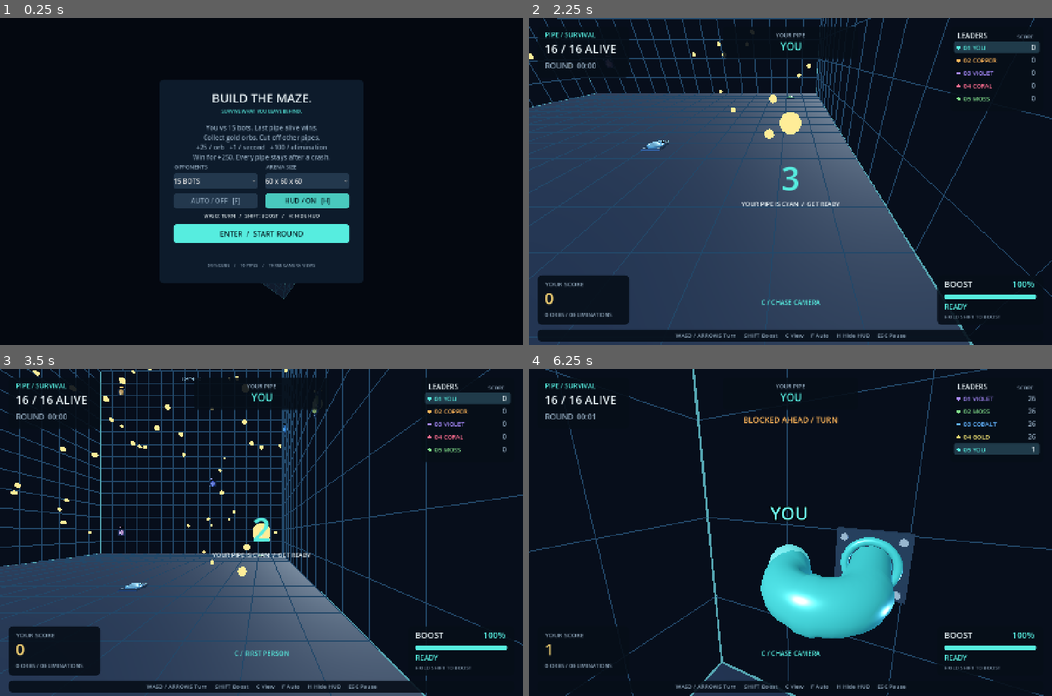
Above: before the commit, frames 1-4 (two rows, left to right).
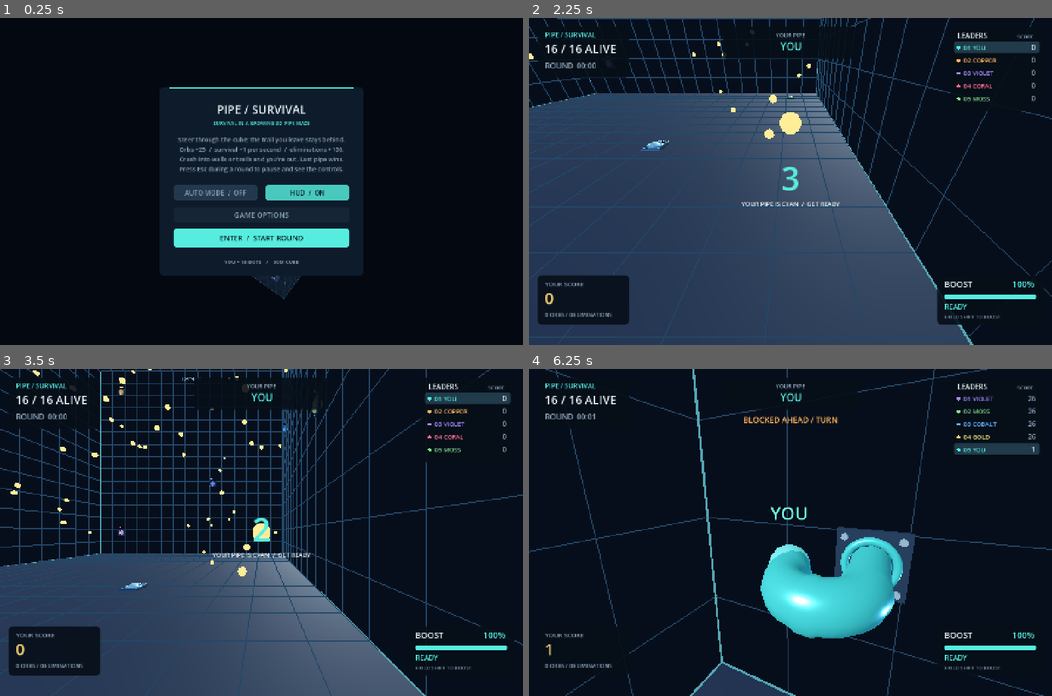
Above: after the commit, the same moments.

Repository: That1guy8691/pipe-survival
Game: Godot game, scene res://main.tscn
Two runs of this game, one before a commit and one after it. Both use one fixed random seed, a clock stepped at 60 frames per second and the inputs below.
Inputs (mouse positions are in pixels of both pictures, inside the frame that each line leads up to):
- Up to frame 1 (0.25 s): no input
- Up to frame 2 (2.25 s): click (790, 214) at 0.5 s, where only the run after the commit has a clickable "GAME OPTIONS"; click (790, 214) at 1.25 s, where only the run after the commit has a clickable "DONE"; click "ENTER / START ROUND" at 2 s
- Up to frame 3 (3.5 s): tap Enter at 2.75 s; move the mouse to (376, 516) at 2.77 s; hold D from 2.78 s (still down); tap C at 2.85 s; click (376, 516) at 2.92 s
- Up to frame 4 (6.25 s): release D at 3.5 s; tap Space at 3.5 s; drag from (685, 548) to (764, 597) at 3.52 s; move the mouse to (842, 460) at 4.27 s; hold D 4.28-5 s; tap Shift at 4.35 s; click (842, 460) at 4.42 s; tap C at 4.55, 6.05 s; tap Enter at 5 s; drag from (764, 597) to (633, 483) at 5.02 s; move the mouse to (947, 581) at 5.77 s; hold A from 5.78 s (still down); tap Keypad Enter at 5.85 s; click (947, 581) at 5.92 s

The runs differ from the first frame. In frame 1, 8.2% of the frame differs, in the area x 30-70%, y 19-82%; in frame 2, 3.0%; in frame 3, 2.8%; in frame 4, 0.9%.

Commit message:
Clarify title screen and move controls to pause

Diff:
--- a/scripts/hud.gd
+++ b/scripts/hud.gd
@@ -11,17 +11,20 @@
 var mono := SystemFont.new()
 var primary := Button.new()
 var secondary := Button.new()
+var options_button := Button.new()
+var options_back := Button.new()
 var bot_selector := OptionButton.new()
 var size_selector := OptionButton.new()
 var auto_toggle := Button.new()
 var hud_toggle := Button.new()
+var options_open := false
 
 func _ready() -> void:
 	set_anchors_and_offsets_preset(Control.PRESET_FULL_RECT)
 	mouse_filter = Control.MOUSE_FILTER_IGNORE
 	font.font_names = PackedStringArray(["Bahnschrift", "Segoe UI"])
 	mono.font_names = PackedStringArray(["Consolas"])
-	for button in [primary, secondary, auto_toggle, hud_toggle]:
+	for button in [primary, secondary, options_button, options_back, auto_toggle, hud_toggle]:
 		add_child(button)
 		button.focus_mode = Control.FOCUS_NONE
 		button.add_theme_font_override("font", font)
@@ -32,9 +35,14 @@
 		button.add_theme_stylebox_override("pressed", box(ACCENT.darkened(0.15), 9))
 	primary.pressed.connect(func(): primary_clicked.emit())
 	secondary.pressed.connect(func(): secondary_clicked.emit())
-	secondary.add_theme_color_override("font_color", MUTED)
-	secondary.add_theme_stylebox_override("normal", box(Color("162536"), 9))
-	secondary.add_theme_stylebox_override("hover", box(Color("23384d"), 9))
+	for button in [secondary, options_button, options_back]:
+		button.add_theme_color_override("font_color", MUTED)
+		button.add_theme_stylebox_override("normal", box(Color("162536"), 9))
+		button.add_theme_stylebox_override("hover", box(Color("23384d"), 9))
+	options_button.text = "GAME OPTIONS"
+	options_button.pressed.connect(func(): options_open = true)
+	options_back.text = "DONE"
+	options_back.pressed.connect(func(): options_open = false)
 	auto_toggle.toggle_mode = true
 	auto_toggle.add_theme_color_override("font_color", MUTED)
 	auto_toggle.add_theme_color_override("font_pressed_color", Color("071d23"))
@@ -56,8 +64,14 @@
 	bot_selector.focus_mode = Control.FOCUS_NONE
 	bot_selector.add_theme_font_override("font", font)
 	bot_selector.add_theme_font_size_override("font_size", 18)
-	bot_selector.add_theme_stylebox_override("normal", box(Color("23384d"), 7))
-	bot_selector.add_theme_stylebox_override("hover", box(Color("30485c"), 7))
+	var selector_normal := box(Color("23384d"), 7)
+	selector_normal.content_margin_left = 12
+	selector_normal.content_margin_right = 10
+	var selector_hover := box(Color("30485c"), 7)
+	selector_hover.content_margin_left = 12
+	selector_hover.content_margin_right = 10
+	bot_selector.add_theme_stylebox_override("normal", selector_normal)
+	bot_selector.add_theme_stylebox_override("hover", selector_hover)
 	bot_selector.item_selected.connect(func(index: int):
 		game.bot_count = bot_selector.get_item_id(index)
 		game.show_title())
@@ -68,8 +82,14 @@
 	size_selector.focus_mode = Control.FOCUS_NONE
 	size_selector.add_theme_font_override("font", font)
 	size_selector.add_theme_font_size_override("font_size", 18)
-	size_selector.add_theme_stylebox_override("normal", box(Color("23384d"), 7))
-	size_selector.add_theme_stylebox_override("hover", box(Color("30485c"), 7))
+	var size_selector_normal := box(Color("23384d"), 7)
+	size_selector_normal.content_margin_left = 12
+	size_selector_normal.content_margin_right = 10
+	var size_selector_hover := box(Color("30485c"), 7)
+	size_selector_hover.content_margin_left = 12
+	size_selector_hover.content_margin_right = 10
+	size_selector.add_theme_stylebox_override("normal", size_selector_normal)
+	size_selector.add_theme_stylebox_override("hover", size_selector_hover)
 	size_selector.item_selected.connect(func(index: int):
 		game.arena_width = size_selector.get_item_id(index)
 		game.show_title())
@@ -92,13 +112,17 @@
 
 func _process(_delta: float) -> void:
 	if game != null:
-		primary.visible = game.state in ["ready", "paused", "finished"]
+		if game.state != "ready":
+			options_open = false
+		primary.visible = game.state in ["ready", "paused", "finished"] and not (game.state == "ready" and options_open)
 		secondary.visible = game.state == "paused"
-		bot_selector.visible = game.state == "ready"
-		size_selector.visible = game.state == "ready"
-		auto_toggle.visible = game.state in ["ready", "paused", "finished"]
+		options_button.visible = game.state == "ready" and not options_open
+		options_back.visible = game.state == "ready" and options_open
+		bot_selector.visible = game.state == "ready" and options_open
+		size_selector.visible = game.state == "ready" and options_open
+		auto_toggle.visible = game.state in ["ready", "paused", "finished"] and not (game.state == "ready" and options_open)
 		auto_toggle.set_pressed_no_signal(game.auto_mode)
-		hud_toggle.visible = game.state in ["ready", "paused", "finished"]
+		hud_toggle.visible = game.state in ["ready", "paused", "finished"] and not (game.state == "ready" and options_open)
 		hud_toggle.set_pressed_no_signal(game.hud_enabled)
 	queue_redraw()
 
@@ -126,7 +150,6 @@
 	label_at(str(focus_rider.score), Vector2(43, size.y - 112), 44, Color("ffdb77"), true)
 	label_at("%d ORBS / %d ELIMINATIONS" % [focus_rider.orb_count, focus_rider.eliminations], Vector2(44, size.y - 77), 15, MUTED)
 	draw_boost(focus_rider)
-	draw_controls()
 	draw_play_messages()
 
 func leaderboard_ids(focus_id: int) -> Array:
@@ -184,18 +207,6 @@
 		draw_style_box(box(color, 5), Rect2(x + 20, y + 52, 252 * amount, 14))
 	label_at(boost_status(rider), Vector2(x + 20, y + 94), 19, color)
 	label_at("AI CONTROLS BOOST" if game.auto_mode else "HOLD SHIFT TO BOOST", Vector2(x + 20, y + 119), 14, MUTED)
-
-func draw_controls() -> void:
-	centered("C / " + game.camera.view_name(), size.y - 110, 18, ACCENT)
-	if game.camera.overview:
-		centered("Drag right mouse to orbit / Scroll to zoom", size.y - 84, 15, MUTED)
-	var controls := "WASD / ARROWS Turn     SHIFT Boost     C View     F Auto     H Hide HUD     ESC Pause"
-	if game.auto_mode:
-		controls = "TAB / SHIFT+TAB Follow pipe     C View     F Manual     H Hide HUD     ESC Pause"
-	elif not game.sim.riders[0].alive:
-		controls = "TAB / SHIFT+TAB Follow pipe     C View     F Auto     H Hide HUD     R Restart     ESC Pause"
-	panel(Rect2(24, size.y - 43, size.x - 48, 33))
-	centered(controls, size.y - 20, 16, MUTED)
 
 func draw_play_messages() -> void:
 	var sim = game.sim
@@ -225,69 +236,96 @@
 	var w := size.x
 	var h := size.y
 	draw_rect(Rect2(Vector2.ZERO, size), Color(0.005, 0.012, 0.025, 0.5))
-	var rect := Rect2(w / 2 - 280, h / 2 - 280, 560, 560)
+	var rect := Rect2(w / 2 - 280, h / 2 - 260, 560, 520)
 	panel(rect, Color("0d1b2b"))
 	draw_rect(Rect2(rect.position + Vector2(25, 0), Vector2(510, 3)), ACCENT)
-	var title := "BUILD THE MAZE."
-	var subtitle := "SURVIVE WHAT YOU LEAVE BEHIND."
-	var lines := ["You vs %d bots. Last pipe alive wins." % game.bot_count,
-		"Collect gold orbs. Cut off other pipes.",
-		"+25 / orb   +1 / second   +100 / elimination",
-		"Win for +250. Every pipe stays after a crash."]
-	var action := "ENTER  /  START ROUND"
-	if game.auto_mode:
-		lines[0] = "All %d pipes play themselves. Last pipe alive wins." % (game.bot_count + 1)
-		lines[3] = "New rounds start automatically. F to take control."
-		action = "ENTER  /  WATCH AUTO MODE"
+	if game.state == "ready":
+		if options_open:
+			draw_options_page(rect)
+		else:
+			draw_title_page(rect)
+		return
+	var title := "PAUSED"
+	var subtitle := "AUTO MODE CONTROLS" if game.auto_mode else "CONTROLS"
+	var lines: Array[String] = []
+	var action := "ESC  /  RESUME"
 	if game.state == "paused":
-		title = "TAKE A BREATHER."
-		subtitle = "ROUND PAUSED"
-		lines = ["W / S or arrows: pitch up / down", "A / D or arrows: turn left / right",
-			"Shift: boost   |   C: cycle all three views", "H: hide HUD and labels / Press H again to restore"]
 		if game.auto_mode:
-			lines = ["All pipes steer and boost automatically.", "C: change view   |   Tab: follow another pipe",
-				"H: hide HUD and labels / Press H again to restore", "F: switch to manual control of the cyan pipe"]
-		action = "ESC  /  RESUME"
+			lines = ["Every pipe steers and boosts automatically.", "Follow a pipe: Tab / Shift+Tab",
+				"Change camera: C", "Take control of your cyan pipe: F",
+				"Overview: right-drag to orbit / scroll to zoom", "Toggle HUD and labels: H"]
+		else:
+			lines = ["Pitch: W / S or Up / Down", "Turn: A / D or Left / Right",
+				"Boost: hold Shift", "Change camera: C",
+				"Overview: right-drag to orbit / scroll to zoom", "Toggle HUD and labels: H"]
 	elif game.state == "finished":
 		var winner: int = game.sim.winner
-		title = "YOU OUTLASTED THEM." if winner == 0 else "ROUND OVER."
+		title = "YOU OUTLASTED THEM" if winner == 0 else "ROUND OVER"
 		subtitle = "NO SURVIVORS" if winner < 0 else Rules.name_for(winner) + " IS THE LAST PIPE STANDING"
 		var secs := int(game.sim.elapsed_time)
 		lines = ["Round lasted %d:%02d" % [secs / 60, secs % 60],
 			"Your score: %d" % int(game.sim.riders[0].score),
-			"%d orbs collected / %d eliminations" % [game.sim.riders[0].orb_count, game.sim.riders[0].eliminations],
-			"Find a route. Leave yourself an exit."]
+			"%d orbs collected / %d eliminations" % [game.sim.riders[0].orb_count, game.sim.riders[0].eliminations]]
 		if game.auto_mode:
-			lines[3] = "Next round in %d seconds. F stops Auto Mode." % ceili(game.auto_restart_left)
+			lines.append("Next round in %d seconds." % ceili(game.auto_restart_left))
 		action = "ENTER  /  PLAY AGAIN"
-	centered(title, rect.position.y + 63, 33)
-	centered(subtitle, rect.position.y + 91, 13, ACCENT)
+	centered(title, rect.position.y + 72, 33)
+	centered(subtitle, rect.position.y + 102, 14, ACCENT)
 	for i in range(lines.size()):
-		centered(lines[i], rect.position.y + 139 + i * 27, 18, MUTED)
-	if game.state == "ready":
-		label_at("OPPONENTS", rect.position + Vector2(40, 246), 15, MUTED)
-		label_at("ARENA SIZE", rect.position + Vector2(293, 246), 15, MUTED)
-		bot_selector.position = rect.position + Vector2(38, 258)
-		bot_selector.size = Vector2(231, 42)
-		bot_selector.select(bot_selector.get_item_index(game.bot_count))
-		size_selector.position = rect.position + Vector2(291, 258)
-		size_selector.size = Vector2(231, 42)
-		size_selector.select(size_selector.get_item_index(game.arena_width))
-		centered("C: VIEW   /   TAB: FOLLOW PIPE   /   H: HIDE HUD" if game.auto_mode else "WASD: TURN   /   SHIFT: BOOST   /   H: HIDE HUD", rect.position.y + 379, 14, INK)
-	auto_toggle.text = "AUTO / %s   [F]" % ("ON" if game.auto_mode else "OFF")
-	auto_toggle.position = rect.position + Vector2(38, 312)
-	auto_toggle.size = Vector2(231, 42)
-	hud_toggle.text = "HUD / %s   [H]" % ("ON" if game.hud_enabled else "OFF")
-	hud_toggle.position = rect.position + Vector2(291, 312)
-	hud_toggle.size = Vector2(231, 42)
+		centered(lines[i], rect.position.y + 149 + i * 27, 17, MUTED)
+	draw_menu_toggles(rect, 300)
 	primary.visible = true
 	primary.text = action
-	primary.position = rect.position + Vector2(38, 397)
+	primary.position = rect.position + Vector2(38, 365)
 	primary.size = Vector2(484, 52)
 	if game.state == "paused":
 		secondary.visible = true
 		secondary.text = "BACK TO TITLE"
-		secondary.position = rect.position + Vector2(38, 463)
-		secondary.size = Vector2(484, 39)
-	else:
-		centered("%dm CUBE    /    %d PIPES    /    THREE CAMERA VIEWS" % [int(game.sim.arena_width), game.bot_count + 1], rect.position.y + 515, 12, MUTED)
+		secondary.position = rect.position + Vector2(38, 430)
+		secondary.size = Vector2(484, 42)
+
+func draw_title_page(rect: Rect2) -> void:
+	centered("PIPE / SURVIVAL", rect.position.y + 74, 32)
+	centered("SURVIVAL IN A GROWING 3D PIPE MAZE", rect.position.y + 104, 14, ACCENT)
+	var lines := ["Steer through the cube; the trail you leave stays behind.",
+		"Orbs +25  /  survival +1 per second  /  eliminations +100.",
+		"Crash into walls or trails and you're out. Last pipe wins.",
+		"Press Esc during a round to pause and see the controls."]
+	for i in range(lines.size()):
+		centered(lines[i], rect.position.y + 151 + i * 27, 17, MUTED)
+	draw_menu_toggles(rect, 270)
+	options_button.visible = true
+	options_button.text = "GAME OPTIONS"
+	options_button.position = rect.position + Vector2(38, 330)
+	options_button.size = Vector2(484, 43)
+	primary.visible = true
+	primary.text = "ENTER  /  WATCH AUTO MODE" if game.auto_mode else "ENTER  /  START ROUND"
+	primary.position = rect.position + Vector2(38, 389)
+	primary.size = Vector2(484, 52)
+	centered("YOU + %d BOTS    /    %dM CUBE" % [game.bot_count, game.arena_width], rect.position.y + 486, 14, MUTED)
+
+func draw_options_page(rect: Rect2) -> void:
+	centered("ROUND OPTIONS", rect.position.y + 76, 31)
+	centered("OPPONENTS AND ARENA SIZE", rect.position.y + 105, 14, ACCENT)
+	centered("More pipes mean more traffic; larger cubes add room.", rect.position.y + 154, 16, MUTED)
+	label_at("BOT COUNT", rect.position + Vector2(38, 202), 15, MUTED)
+	label_at("ARENA SIZE", rect.position + Vector2(291, 202), 15, MUTED)
+	bot_selector.position = rect.position + Vector2(38, 214)
+	bot_selector.size = Vector2(231, 46)
+	bot_selector.select(bot_selector.get_item_index(game.bot_count))
+	size_selector.position = rect.position + Vector2(291, 214)
+	size_selector.size = Vector2(231, 46)
+	size_selector.select(size_selector.get_item_index(game.arena_width))
+	options_back.visible = true
+	options_back.text = "DONE"
+	options_back.position = rect.position + Vector2(38, 324)
+	options_back.size = Vector2(484, 48)
+	centered("Current setup  /  %d bots  /  %dm cube" % [game.bot_count, game.arena_width], rect.position.y + 484, 14, MUTED)
+
+func draw_menu_toggles(rect: Rect2, offset_y: float) -> void:
+	auto_toggle.text = "AUTO MODE  /  %s" % ("ON" if game.auto_mode else "OFF")
+	auto_toggle.position = rect.position + Vector2(38, offset_y)
+	auto_toggle.size = Vector2(231, 42)
+	hud_toggle.text = "HUD  /  %s" % ("ON" if game.hud_enabled else "OFF")
+	hud_toggle.position = rect.position + Vector2(291, offset_y)
+	hud_toggle.size = Vector2(231, 42)
--- a/tests/menu_click_test.gd
+++ b/tests/menu_click_test.gd
@@ -102,6 +102,11 @@
 	check(game.state == "countdown", "Mouse release starts the round")
 	game.show_title()
 	await process_frame
+	check(not game.hud.bot_selector.visible and not game.hud.size_selector.visible, "Round setup controls are hidden on the main title page")
+	await click(game.hud.options_button)
+	await process_frame
+	check(game.hud.options_open and game.hud.bot_selector.visible and game.hud.size_selector.visible, "Game Options reveals bot and arena selectors")
+	await capture("menu-options.png")
 	await choose(game.hud.bot_selector, 0)
 	check(game.bot_count == 7, "Mouse selects seven bots")
 	for index in [0, 2, 3, 1]:
@@ -110,22 +115,25 @@
 		check(game.arena_width == width and game.sim.arena_width == width, "Mouse selects %d-unit arena" % width)
 		check(game.arena.width == width and game.camera.arena_width == width, "Geometry and camera use selected width")
 		await capture("menu-size-%d.png" % width)
-		if width == 100:
-			await click(game.hud.primary)
-			check(game.state == "countdown", "Mouse starts the selected 100-unit arena")
-			game.countdown = 0.01
-			await create_timer(0.1).timeout
-			game.motion.autoplay = true
-			for step in range(60):
-				game.motion.advance(game.Rules.STEP_TIME)
-			key(KEY_C)
-			key(KEY_C)
-			await create_timer(0.5).timeout
-			await capture("arena-100-play.png")
-			key(KEY_ESCAPE)
-			await process_frame
-			await click(game.hud.secondary)
-			check(game.state == "ready" and game.arena_width == 100, "Back to Title keeps the largest arena setting")
+	await click(game.hud.options_back)
+	await process_frame
+	check(not game.hud.options_open and not game.hud.bot_selector.visible, "Done returns to the uncluttered title page")
+	await capture("menu-main.png")
+	await click(game.hud.primary)
+	check(game.state == "countdown", "Mouse starts the selected 60-unit arena")
+	game.countdown = 0.01
+	await create_timer(0.1).timeout
+	game.motion.autoplay = true
+	for step in range(60):
+		game.motion.advance(game.Rules.STEP_TIME)
+	key(KEY_C)
+	key(KEY_C)
+	await create_timer(0.5).timeout
+	await capture("arena-60-play.png")
+	key(KEY_ESCAPE)
+	await process_frame
+	await click(game.hud.secondary)
+	check(game.state == "ready" and game.arena_width == 60, "Back to Title keeps the selected arena setting")
 	root.size = Vector2i(960, 600)
 	await create_timer(0.25).timeout
 	await click(game.hud.primary)
@@ -135,6 +143,7 @@
 	key(KEY_ESCAPE)
 	await process_frame
 	check(game.state == "paused", "Pause menu opens")
+	await capture("pause-controls.png")
 	await click(game.hud.primary)
 	check(game.state == "playing", "Mouse Resume button works")
 	key(KEY_ESCAPE)
